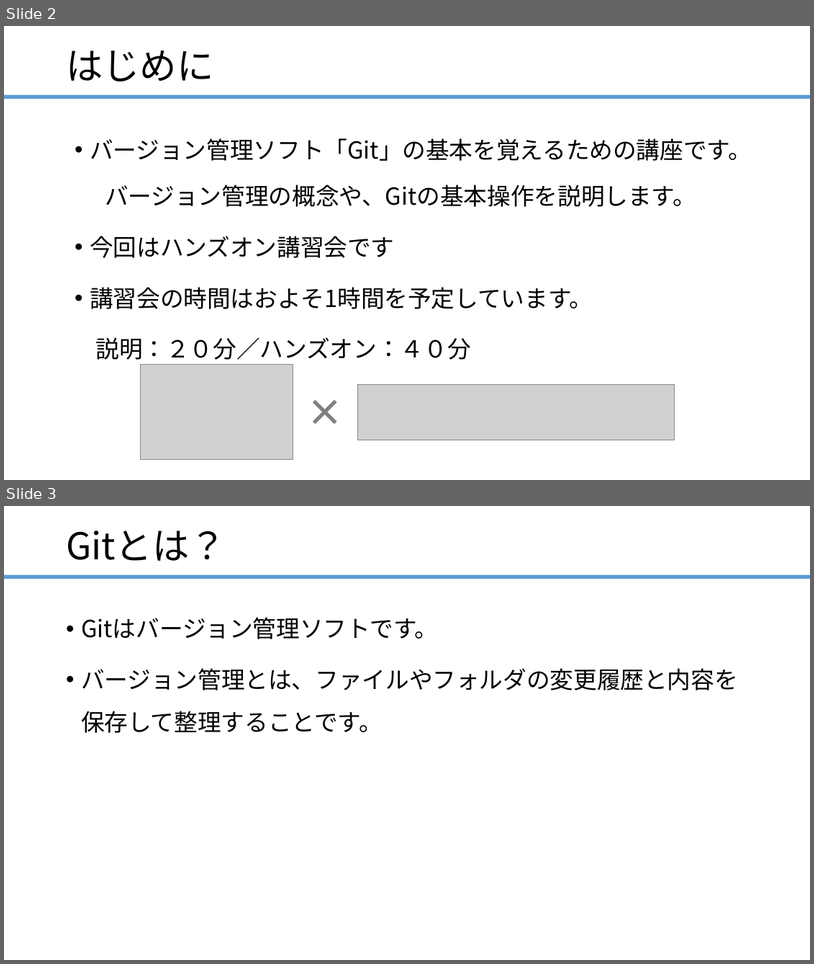
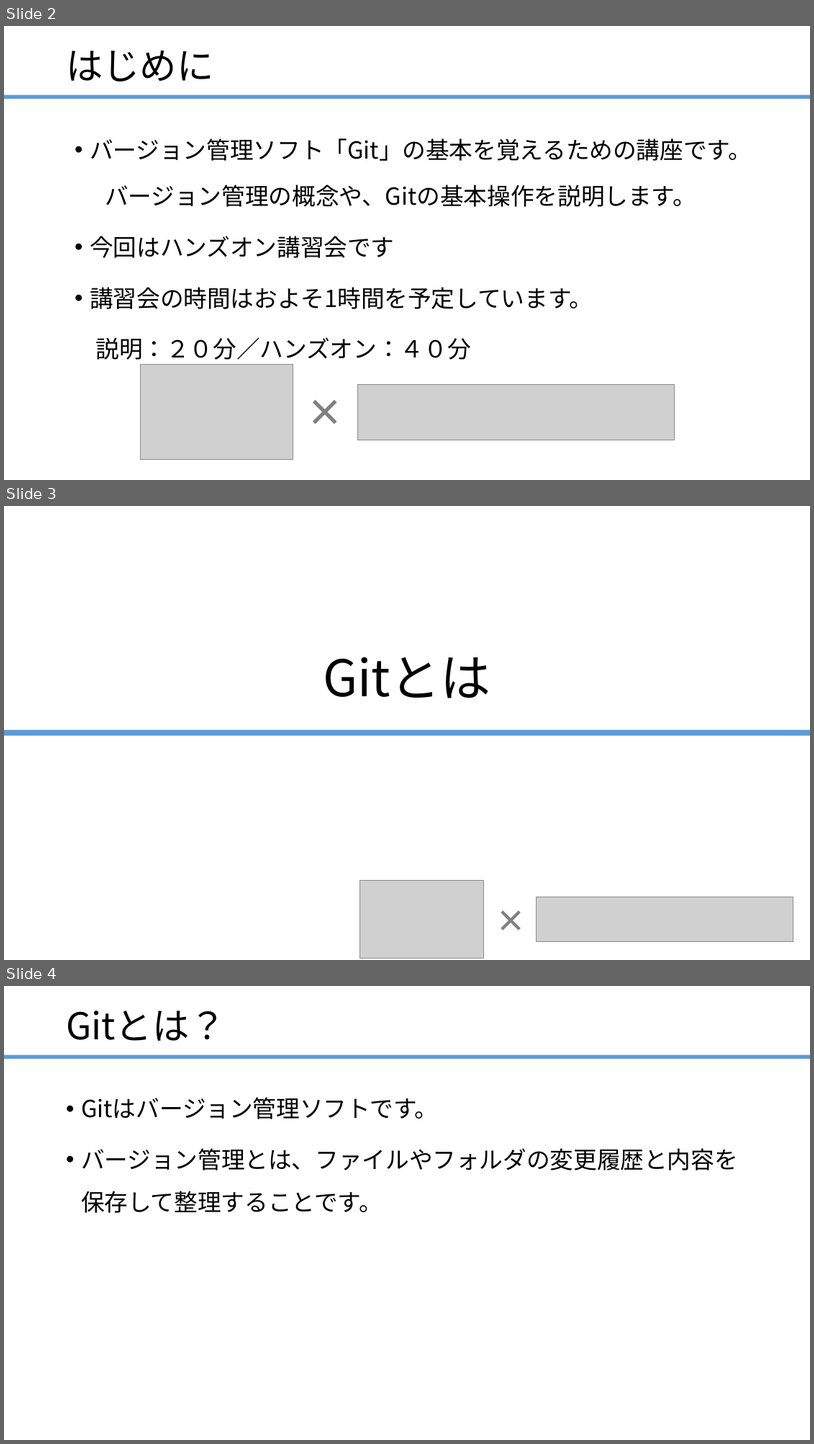
Before and after one commit to ainsAins/git4beginners, a slide deck: ハンズオン_Git入門.pptx. Shown one above the other, each under a label of ours: slides 2 and 3 before the commit, slides 2, 3 and 4 after it. The pictures are 814x964 and 814x1444 pixels, drawn with LibreOffice and Linux fonts; fonts in the diff are those of the drawing; grey boxes stand for pictures. Boxes give left, top, right and bottom in pixels: in the first picture for what was removed or moved away, otherwise in the second. Text is boxed around its words. In the diff, an @@ line names an element or a change of style, - is before the commit and + after.

```diff
--- a/ハンズオン_Git入門.pptx
+++ b/ハンズオン_Git入門.pptx
@@ slide 3 added at box(4, 506, 810, 960), background #FFFFFF @@
@@ title added at box(323, 656, 491, 698), 60 pt, text #000000 @@
+Gitとは
@@ rectangle added at box(4, 730, 810, 736), fill #5B9BD5 @@
@@ picture added at box(360, 880, 484, 958) @@
@@ text added at box(491, 898, 530, 942), 36 pt, text #808080, bold @@
+×
@@ picture added at box(537, 897, 794, 942) @@
@@ what was slide 3 is now slide 4 @@
```
Also in this commit, not shown: 1 slide changed, 4 other slides added, 1 slide removed.
